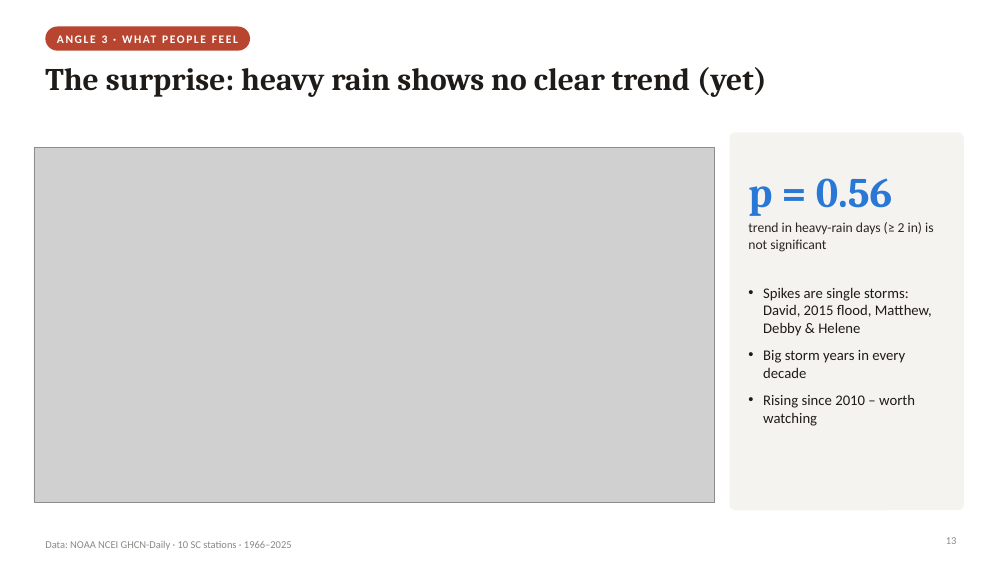
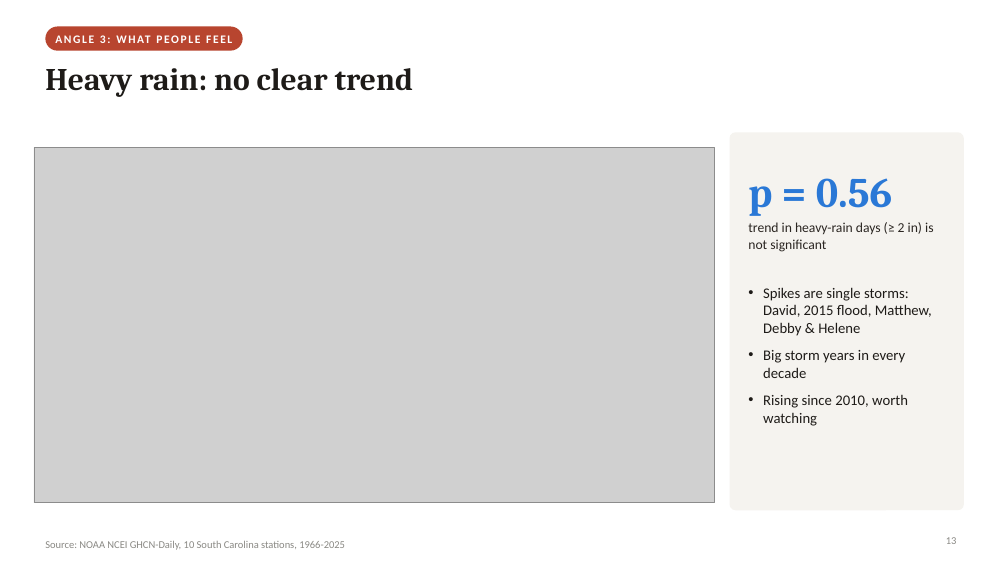
Before and after one commit to GITGUD360/P1-data-analysis-and-visualization, a slide deck: slide 13 of presentation/SC_Climate_Presentation.pptx. Drawn at 1008x567 pixels with LibreOffice and Linux fonts; fonts in the diff are those of the drawing; grey boxes stand for pictures. Boxes give left, top, right and bottom in pixels: in the first picture for what was removed or moved away, otherwise in the second. Text is boxed around its words. In the diff, an @@ line names an element or a change of style, - is before the commit and + after.

```diff
--- a/presentation/SC_Climate_Presentation.pptx
+++ b/presentation/SC_Climate_Presentation.pptx
@@ rounded rectangle: place and size @@
-rounded rectangle at [45, 26, 250, 51]
+rounded rectangle at [45, 26, 243, 51]
@@ text at [100, 35, 106, 43]: text changed @@
-ANGLE 3 · WHAT PEOPLE FEEL
+ANGLE 3: WHAT PEOPLE FEEL
@@ title at [45, 68, 413, 97]: text changed @@
-The surprise: heavy rain shows no clear trend (yet)
+Heavy rain: no clear trend
@@ text at [763, 395, 908, 426]: text changed @@
-• Rising since 2010 – worth watching
+• Rising since 2010, worth watching
@@ text at [45, 541, 345, 550]: text changed @@
-Data: NOAA NCEI GHCN-Daily · 10 SC stations · 1966–2025
+Source: NOAA NCEI GHCN-Daily, 10 South Carolina stations, 1966-2025
```
Also in this commit, not shown: 15 other slides changed, 23 other files.
